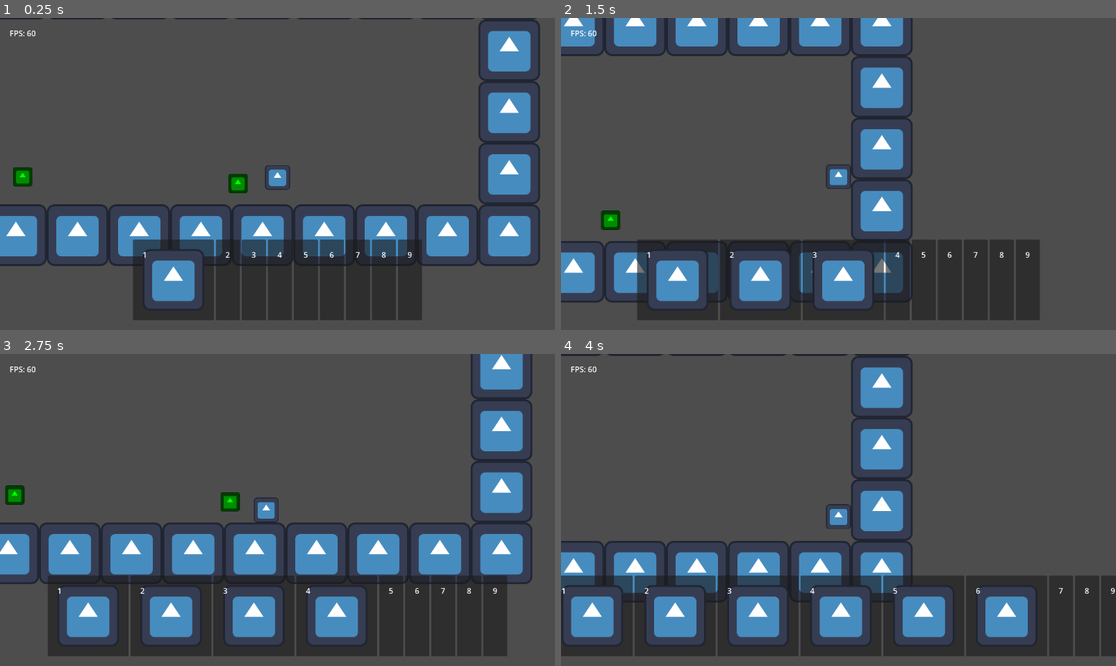
Above: before the commit, frames 1-4 (two rows, left to right).
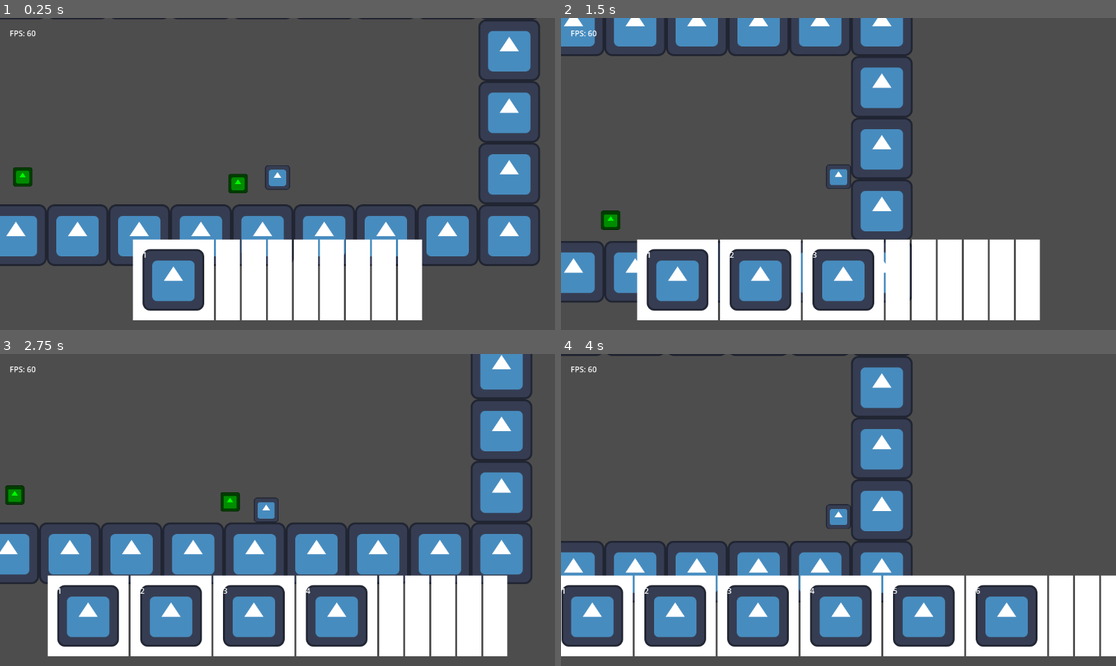
Above: after the commit, the same moments.

Repository: TheHumanMRP/RPG-Life-Tracker
Game: Godot game, scene res://Folders/Systems/Main/Scenes/main_scene.tscn
Two runs of this game, one before a commit and one after it. Both use one fixed random seed, a clock stepped at 60 frames per second and the inputs below. The engine's default icon, where the game draws it, is replaced by a stand-in: a white triangle on a blue panel in a dark square.
Inputs (mouse positions are in pixels of both pictures, inside the frame that each line leads up to):
- Up to frame 1 (0.25 s): no input
- Up to frame 2 (1.5 s): move the mouse to (733, 280) at 0.52 s; hold D (move_right) from 0.53 s (still down); tap I (add_test_sword) at 0.6, 1.35 s; click (733, 280) at 0.67 s; tap Space (jump) at 0.77 s; move the mouse to (788, 280) at 1.27 s; click (788, 280) at 1.42 s
- Up to frame 3 (2.75 s): tap Space (jump) at 1.52 s; move the mouse to (283, 616) at 2.02 s; release D (move_right) at 2.03 s; hold A (move_left) from 2.03 s (still down); tap I (add_test_sword) at 2.1 s; click (283, 616) at 2.17 s
- Up to frame 4 (4 s): move the mouse to (899, 616) at 2.77 s; release A (move_left) at 2.78 s; hold D (move_right) from 2.78 s (still down); tap I (add_test_sword) at 2.85, 3.6 s; click (899, 616) at 2.92 s; tap Space (jump) at 3.02, 3.77 s; move the mouse to (949, 616) at 3.52 s; click (949, 616) at 3.67 s

The runs differ from the first frame. In frame 1, 11% of the frame differs, in the area x 23-77%, y 70-97%; in frame 2, 12%; in frame 3, 12%; in frame 4, 13%, in the area x 0-100%, y 70-97%.

Commit message:
Auto commit at 2026-07-05 18:12:30

Diff:
--- a/Folders/Systems/Inventory_System/Scenes/hotbar_slot.tscn
+++ b/Folders/Systems/Inventory_System/Scenes/hotbar_slot.tscn
@@ -2,8 +2,10 @@
 
 [ext_resource type="Script" uid="uid://bkvmj0hs40ess" path="res://Folders/Systems/Inventory_System/Scripts/hotbar_slot.gd" id="1_idi7c"]
 [ext_resource type="Texture2D" uid="uid://bqulutjwvblw" path="res://Folders/Assets/icon.svg" id="2_5jo53"]
+[ext_resource type="Texture2D" uid="uid://1ncvq05dl15u" path="res://Folders/Assets/Pure-White.png" id="2_mihhf"]
 
 [node name="Inventory_Slot" type="PanelContainer" unique_id=844703346]
+z_index = -1
 anchors_preset = 8
 anchor_left = 0.5
 anchor_top = 0.5
@@ -16,6 +18,10 @@
 grow_horizontal = 2
 grow_vertical = 2
 script = ExtResource("1_idi7c")
+
+[node name="TextureRect" type="TextureRect" parent="." unique_id=442182621]
+layout_mode = 2
+texture = ExtResource("2_mihhf")
 
 [node name="MarginContainer" type="MarginContainer" parent="." unique_id=1684947038]
 layout_mode = 2
